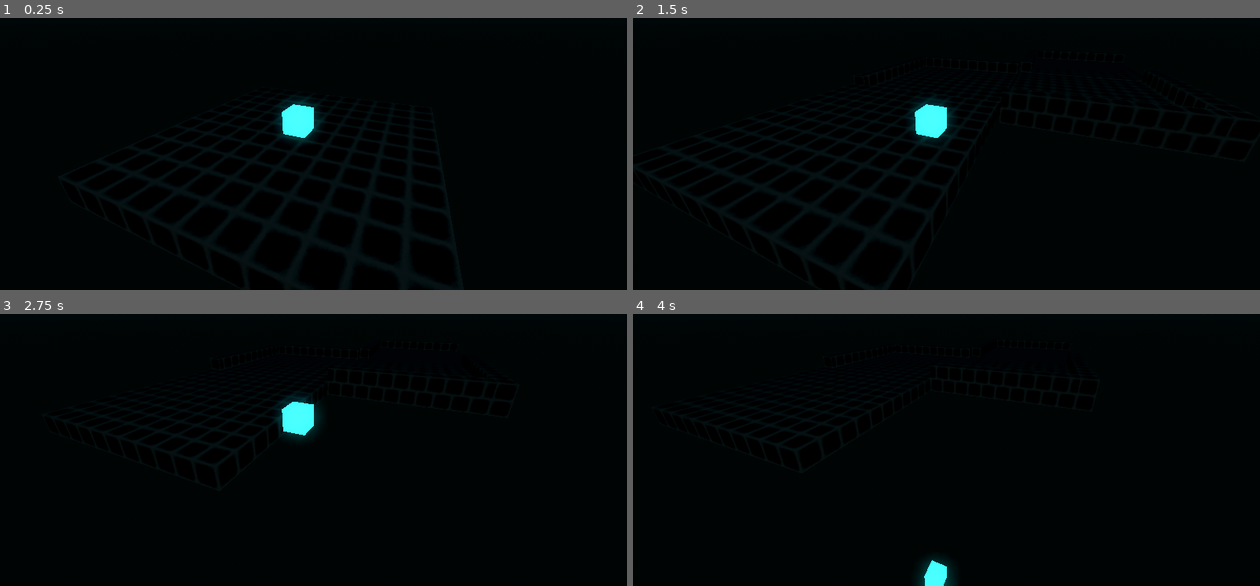
Above: before the commit, frames 1-4 (two rows, left to right).
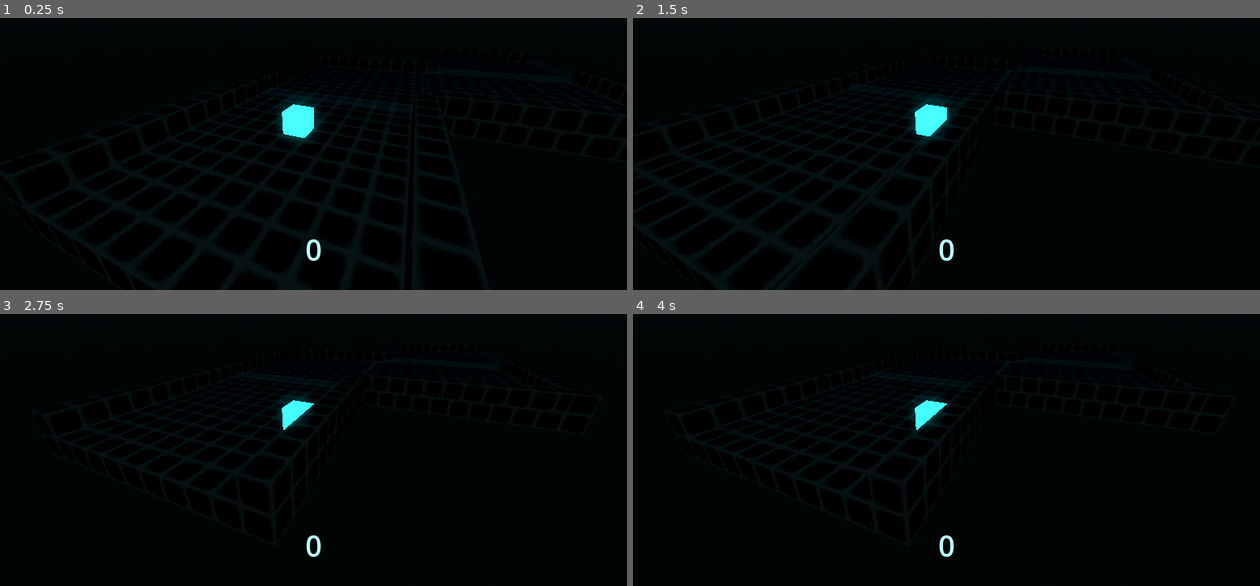
Above: after the commit, the same moments.

Repository: Username4D/rasterrun
Game: Godot game, scene res://scenes/demo_scene.tscn
Two runs of this game, one before a commit and one after it. Both use one fixed random seed, a clock stepped at 60 frames per second and the inputs below.
Inputs:
- Up to frame 1 (0.25 s): no input
- Up to frame 2 (1.5 s): hold Right (ui_right) 0.53-1.28 s; hold Down (ui_down) from 1.28 s (still down)
- Up to frame 3 (2.75 s): release Down (ui_down) at 2.03 s; hold Right (ui_right) from 2.03 s (still down)
- Up to frame 4 (4 s): release Right (ui_right) at 2.78 s; hold Up (ui_up) 2.78-3.53 s; hold Left (ui_left) from 3.53 s (still down)

The runs differ from the first frame. In frame 1, 0.1% of the frame differs, in the area x 43-91%, y 21-90%; in frame 2, 0.2%; in frame 3, 0.5%; in frame 4, 1.1%, in the area x 38-60%, y 17-100%.

Commit message:
added ui, improved generation

Diff:
--- a/project.godot
+++ b/project.godot
@@ -23,6 +23,11 @@
 collidable=""
 player=""
 
+[gui]
+
+theme/default_font_multichannel_signed_distance_field=true
+theme/default_font_generate_mipmaps=true
+
 [rendering]
 
 renderer/rendering_method="gl_compatibility"
--- a/scenes/demo_scene.tscn
+++ b/scenes/demo_scene.tscn
@@ -1,8 +1,10 @@
-[gd_scene load_steps=7 format=3 uid="uid://cqf1pye3c1kvl"]
+[gd_scene load_steps=9 format=3 uid="uid://cqf1pye3c1kvl"]
 
-[ext_resource type="PackedScene" uid="uid://cqniu86ehuq6y" path="res://scenes/floor.tscn" id="2_0ekuu"]
-[ext_resource type="Script" uid="uid://bp6r7shwy5ruv" path="res://scenes/floors.gd" id="2_8m1ix"]
+[ext_resource type="Script" uid="uid://bgyx8cj76cfrl" path="res://scripts/demo_scene.gd" id="1_bk2b3"]
+[ext_resource type="Script" uid="uid://bp6r7shwy5ruv" path="res://scripts/floors.gd" id="2_8m1ix"]
 [ext_resource type="PackedScene" uid="uid://bl7uumbime3mk" path="res://scenes/player.tscn" id="2_ba4t3"]
+[ext_resource type="PackedScene" uid="uid://oqf63acvkf2r" path="res://scenes/floors/0/0.tscn" id="3_0ekuu"]
+[ext_resource type="PackedScene" uid="uid://5myfnkux2cr0" path="res://scenes/ui.tscn" id="4_8m1ix"]
 
 [sub_resource type="ProceduralSkyMaterial" id="ProceduralSkyMaterial_ba4t3"]
 sky_top_color = Color(3.128499e-07, 0.30717537, 0.3524423, 1)
@@ -28,7 +30,8 @@
 fog_density = 0.0
 fog_sky_affect = 0.97
 
-[node name="Node3D" type="Node3D"]
+[node name="gameplay" type="Node3D"]
+script = ExtResource("1_bk2b3")
 
 [node name="WorldEnvironment" type="WorldEnvironment" parent="."]
 environment = SubResource("Environment_8m1ix")
@@ -44,5 +47,7 @@
 [node name="floors" type="Node3D" parent="."]
 script = ExtResource("2_8m1ix")
 
-[node name="floor" parent="floors" instance=ExtResource("2_0ekuu")]
-transform = Transform3D(1, 0, 0, 0, 1, 0, 0, 0, 1, 0, 0.5, 1)
+[node name="floor" parent="floors" instance=ExtResource("3_0ekuu")]
+transform = Transform3D(1, 0, 0, 0, 1, 0, 0, 0, 1, 0, 0.5, 0)
+
+[node name="ui" parent="." instance=ExtResource("4_8m1ix")]
--- a/scenes/floor.tscn
+++ b/scenes/floor.tscn
@@ -1,10 +1,21 @@
-[gd_scene load_steps=4 format=3 uid="uid://cqniu86ehuq6y"]
+[gd_scene load_steps=6 format=3 uid="uid://cqniu86ehuq6y"]
 
 [ext_resource type="Script" uid="uid://s4u2jic5pqui" path="res://scripts/floor.gd" id="1_kuqtn"]
 [ext_resource type="PackedScene" uid="uid://ch3gpdhfoyjbm" path="res://scenes/wall.tscn" id="1_ukw5w"]
 
 [sub_resource type="BoxShape3D" id="BoxShape3D_whr1e"]
 size = Vector3(11, 1, 0.05)
+
+[sub_resource type="BoxMesh" id="BoxMesh_kuqtn"]
+size = Vector3(11, 0.5, 0.05)
+
+[sub_resource type="StandardMaterial3D" id="StandardMaterial3D_whr1e"]
+transparency = 1
+albedo_color = Color(0.4834036, 1, 1, 0.155)
+emission_enabled = true
+emission = Color(0.5642541, 0.9999997, 0.9862445, 1)
+emission_energy_multiplier = 3.2
+emission_operator = 1
 
 [node name="floor" type="Node3D"]
 script = ExtResource("1_kuqtn")
@@ -18,8 +29,13 @@
 [node name="exit" type="Area3D" parent="."]
 
 [node name="CollisionShape3D" type="CollisionShape3D" parent="exit"]
-transform = Transform3D(1, 0, 0, 0, 1, 0, 0, 0, 1, 0, 0, 5.5)
+transform = Transform3D(1, 0, 0, 0, 1, 0, 0, 0, 1, 0, 0, 5)
 shape = SubResource("BoxShape3D_whr1e")
+
+[node name="MeshInstance3D" type="MeshInstance3D" parent="exit"]
+transform = Transform3D(1, 0, 0, 0, 1, 0, 0, 0, 1, 0, 0.25, 5)
+mesh = SubResource("BoxMesh_kuqtn")
+surface_material_override/0 = SubResource("StandardMaterial3D_whr1e")
 
 [node name="Timer" type="Timer" parent="."]
 wait_time = 2.0
--- a/scenes/floors/0/0.tscn
+++ b/scenes/floors/0/0.tscn
@@ -13,6 +13,3 @@
 
 [node name="next_floor" parent="." index="3"]
 transform = Transform3D(1, 0, 0, 0, 1, 0, 0, 0, 1, 0, 0, -11)
-
-[node name="CollisionShape3D" parent="exit" index="0"]
-transform = Transform3D(1, 0, 0, 0, 1, 0, 0, 0, 1, 0, 0, -5.5)
--- /dev/null
+++ b/scenes/ui.tscn
@@ -0,0 +1,21 @@
+[gd_scene load_steps=3 format=3 uid="uid://5myfnkux2cr0"]
+
+[ext_resource type="Script" uid="uid://r8krg6cm860r" path="res://scripts/ui.gd" id="1_nt7q6"]
+
+[sub_resource type="LabelSettings" id="LabelSettings_xlq6p"]
+font_size = 50
+font_color = Color(18.892157, 18.892157, 18.892157, 1)
+
+[node name="ui" type="Node2D"]
+script = ExtResource("1_nt7q6")
+
+[node name="score" type="Label" parent="."]
+self_modulate = Color(0.039033648, 18.53542, 18.721914, 1)
+offset_left = 256.0
+offset_top = 504.0
+offset_right = 896.0
+offset_bottom = 648.0
+text = "49"
+label_settings = SubResource("LabelSettings_xlq6p")
+horizontal_alignment = 1
+vertical_alignment = 1
--- /dev/null
+++ b/scripts/demo_scene.gd
@@ -0,0 +1,3 @@
+extends Node3D
+
+@export var score = 0
--- a/scripts/floor.gd
+++ b/scripts/floor.gd
@@ -3,8 +3,10 @@
 @export var next = Vector2(0,1)
 @export var index = 0
 
+@export var real_pos = Vector3(0,1,0)
+
 func _ready() -> void:
-	$exit.rotation_degrees.y = next.x * 90 - 180
+	$exit.rotation_degrees.y = next.x * 90 * -1
 	$next_floor.position.x = 11 * next.y
 	$next_floor.position.z = -11 * next.x
 	if not $wall.visible:
@@ -13,6 +15,7 @@
 func _on_exit_body_entered(body: Node3D) -> void:
 	if body.is_in_group("player"):
 		self.get_parent().spawn_new()
+		self.get_parent().get_parent().score += 1
 		$exit.queue_free()
 
 func ease_in_out_quint(x):
@@ -35,3 +38,6 @@
 		self.scale = Vector3(0.01,0.01,0.01) + ease_in_out_quint($Timer.time_left / 2) * Vector3(.99,.99,.99)
 		await get_tree().process_frame
 	self.queue_free()
+
+func _process(delta: float) -> void:
+	real_pos = Vector3(self.position.x, 0.5, self.position.z)
--- a/scenes/floors.gd
+++ b/scripts/floors.gd
@@ -12,20 +12,20 @@
 
 func _ready() -> void:
 	rng.randomize()
-	await spawn_new()
-	await spawn_new()
-	await spawn_new()
+	await spawn_new(false)
+	await spawn_new(false)
+	await spawn_new(false)
 
 func spawn_new(anim = true):
 	var possible = [mi_one, zero, one]
 	for i in self.get_children():
-		if round(last.position+ Vector3(last.next.x * -1, 0, last.next.y).rotated(Vector3 (0,01,0), last.rotation.y) * 11 + Vector3(11, 0, 0).rotated(Vector3 (0,01,0), last.rotation.y - 0.5 * PI * last.next.x)) == round(i.position):
+		if round(last.position+ Vector3(last.next.x * -1, 0, last.next.y).rotated(Vector3 (0,01,0), last.rotation.y) * 11 + Vector3(11, 0, 0).rotated(Vector3 (0,01,0), last.rotation.y - 0.5 * PI * last.next.x)) == round(i.real_pos):
 			print("no_left")
 			possible.erase(mi_one)
-		if round(last.position+ Vector3(last.next.x * -1, 0, last.next.y).rotated(Vector3 (0,01,0), last.rotation.y) * 11 + Vector3(-11, 0, 0).rotated(Vector3 (0,01,0), last.rotation.y - 0.5 * PI * last.next.x)) == round(i.position):
+		if round(last.position+ Vector3(last.next.x * -1, 0, last.next.y).rotated(Vector3 (0,01,0), last.rotation.y) * 11 + Vector3(-11, 0, 0).rotated(Vector3 (0,01,0), last.rotation.y - 0.5 * PI * last.next.x)) == round(i.real_pos):
 			print("no_right")
 			possible.erase(one)
-		if round(last.position+ Vector3(last.next.x * -1, 0, last.next.y).rotated(Vector3 (0,01,0), last.rotation.y) * 11 + Vector3(0, 00, 11).rotated(Vector3 (0,01,0), last.rotation.y- 0.5 * PI * last.next.x)) == round(i.position):
+		if round(last.position+ Vector3(last.next.x * -1, 0, last.next.y).rotated(Vector3 (0,01,0), last.rotation.y) * 11 + Vector3(0, 00, 11).rotated(Vector3 (0,01,0), last.rotation.y- 0.5 * PI * last.next.x)) == round(i.real_pos):
 			print("no_front")
 			possible.erase(zero)
 		if i.index < current_index - 5:
--- /dev/null
+++ b/scripts/ui.gd
@@ -0,0 +1,4 @@
+extends Node2D
+
+func _process(delta: float) -> void:
+	$score.text = var_to_str(self.get_parent().score)
Not shown, added: scripts/demo_scene.gd.uid
Renamed: scenes/floors.gd.uid -> scripts/floors.gd.uid
Not shown, added: scripts/ui.gd.uid
